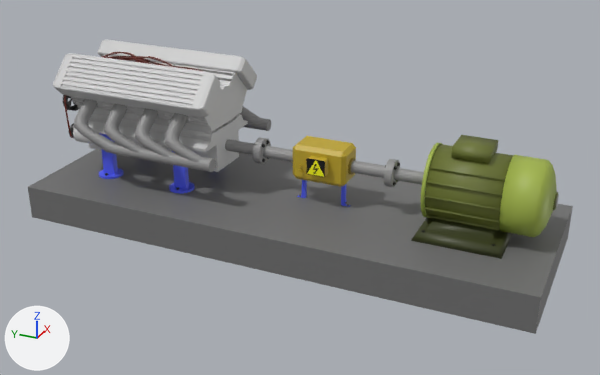
The FBX model Diplom/Assets/3dModels/Engine_stand.fbx as it was, and as the next commit left it.
One viewpoint serves both versions: a 50 mm camera at (-39.6, -27.2, 22.4) aimed at (-0.6, -9.7, 2.9). Lighting does not change. The marker at lower left points along +X, +Y and +Z. Where no turn or scale is listed for an object, it has been applied to the vertices.

Names of what the first picture shows: 'Base', 'Block_1', 'Connect_1', 'Connect_2', 'Electromotor_block', 'Electromotor_body', 'Electromotor_bolts', 'Engine_body', 'Engine_legs', 'Rpm_legs_con_1', 'Rpm_sensor_body'.
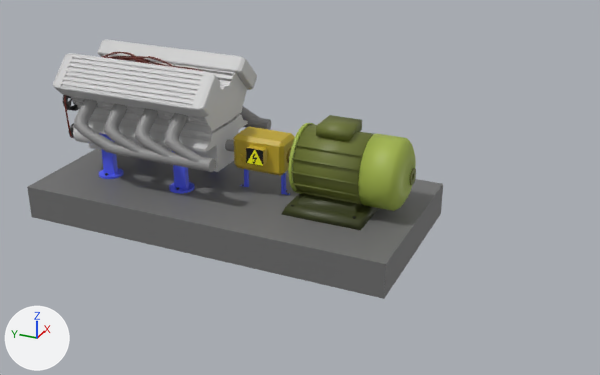
Changed parts and their boxes (x1, y1, x2, y2) in the pictures (600 x 375 px):
'Base', moved, rescaled (24% narrower, 19% shorter)
    before: (28, 149, 573, 334)
    after: (27, 149, 443, 299)
'Electromotor_body', moved
    before: (411, 135, 558, 259)
    after: (281, 115, 416, 230)
'Rpm_sensor_body', moved
    before: (293, 136, 356, 187)
    after: (234, 126, 295, 176)
'Electromotor_block', deleted
    before: (387, 159, 559, 208)
'Connect_1', deleted
    before: (256, 138, 293, 164)
'Connect_2', deleted
    before: (351, 159, 394, 187)
'Block_1', deleted
    before: (225, 137, 262, 163)
'Electromotor_bolts', moved
    before: (421, 230, 496, 246)
    after: (291, 204, 356, 219)
'Rpm_legs_con_1', moved (not visible before)
    after: (285, 189, 290, 195)

What the commit changed:
Material 'Material.001' (mat_material_001) is new.
Its texture is img_low_poly__pallet_png.
Mesh me_cylinder_001 is new.
It is a 32-sided cylinder along y spanning x -0.338..0.338, y -0.372..0.372, z -0.338..0.338.
It uses material mat_material_001 (picture img_low_poly__pallet_png).
Object 'Block_1' (ob_block_1) is deleted.
Object 'Connect_2' (ob_connect_2) is deleted.
Object 'Connection_2_bolts' (ob_connection_2_bolts) is deleted.
Object 'Rpm_sensor_body' (ob_rpm_sensor_body) moves from (0.02, -10.81, 7.14) to (0.02, -7.09, 7.14).
Object 'Base' (ob_base) moves from (0.0, -8.98, 1.0) to (0.0, -5.23, 1.0).
Object 'Base' (ob_base) is rescaled from (5.27, 14.9, 1.0) to (5.27, 11.2, 1.0).
Object 'Connect_1' (ob_connect_1) is deleted.
Object 'Rpm_legs_con_1' (ob_rpm_legs_con_1) moves from (0.13, -12.28, 2.0) to (0.13, -8.56, 2.0).
Object 'Electromotor_bolts' (ob_electromotor_bolts) moves from (2.35, -17.31, 2.48) to (2.35, -9.85, 2.48).
Object 'Electromotor_block' (ob_electromotor_block) is deleted.
Object 'Electromotor_body' (ob_electromotor_body) moves from (0.15, -19.14, 2.41) to (0.15, -11.68, 2.41).
Object 'Connection_1_bolts' (ob_connection_1_bolts) is deleted.
Object 'Conn_2' (ob_conn_2) is new; it shows me_cylinder_001.
Its location is (0.15, -9.07, 4.44).
